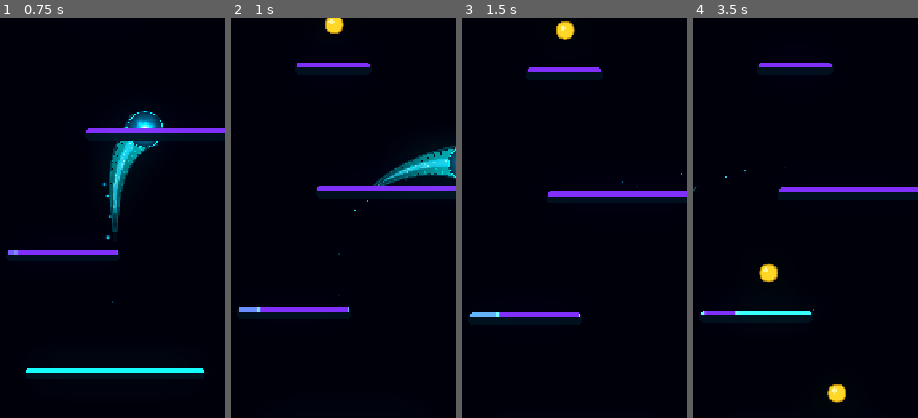
Above: before the commit, frames 1-4 (left to right).
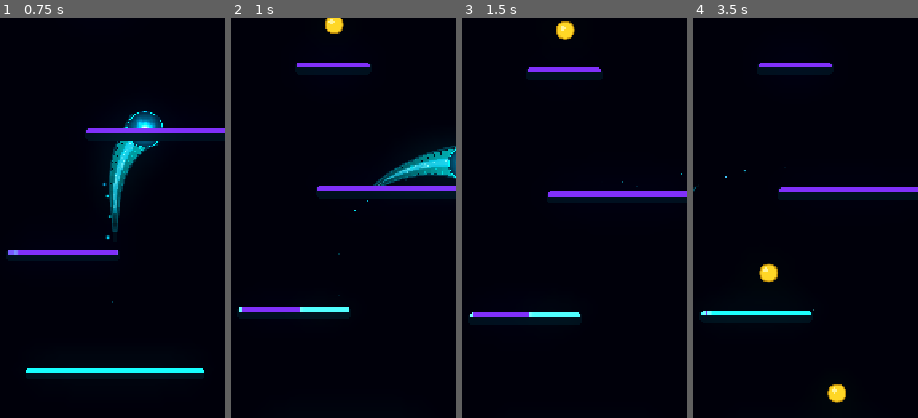
Above: after the commit, the same moments.

Repository: Kryodo/TowerJump
Game: Godot game, scene res://scenes/main.tscn
Two runs of this game, one before a commit and one after it. Both use one fixed random seed, a clock stepped at 60 frames per second and the inputs below.
Inputs (mouse positions are % of the whole screen's width and height, from its top left):
- Up to frame 1 (0.75 s): move the mouse to (72, 45) at 0.52 s; hold Right (ui_right) from 0.53 s (still down); click (72, 45) at 0.67 s
- Up to frame 2 (1 s): keep holding Right (ui_right)
- Up to frame 3 (1.5 s): release Right (ui_right) at 1.25 s; drag from (30, 55) to (47, 31) at 1.27 s
- Up to frame 4 (3.5 s): click "Nochmal spielen" at 2 s; move the mouse to (60, 28) at 2.77 s; hold Left (ui_left) from 2.78 s (still down)
The pictures show only the part of the screen within x 24-74%, y 30-80%; the shares and areas given below are measured in that part.

Frame 1 is identical in both runs. In frame 2, 0.4% of the frame differs, in the area x 3-53%, y 72-74%; in frame 3, 0.4%; in frame 4, 0.5%, in the area x 3-53%, y 73-75%.
Error before the commit: Invalid access to property or key 'platform' on a base object of type 'Dictionary'. (res://scripts/platform.gd:258)

Commit message:
Harden soft-lock landing prediction

Diff:
--- a/scripts/platform.gd
+++ b/scripts/platform.gd
@@ -519,6 +519,32 @@
 				stable_target
 			)
 			if not held_prediction.is_empty():
+				var soft_guidance_x := _wrap_x(
+					float(held_prediction["predicted_x_unwrapped"]),
+					float(get_viewport_rect().size.x)
+				)
+				var soft_local_x := _shortest_local_x(
+					soft_guidance_x,
+					stable_target.global_position.x,
+					float(get_viewport_rect().size.x)
+				)
+				var soft_half_width: float = float(stable_target.call("half_width"))
+				var soft_edge_factor := 0.0
+				if soft_half_width > 0.0:
+					soft_edge_factor = clampf(
+						inverse_lerp(
+							soft_half_width * 0.20,
+							soft_half_width,
+							absf(soft_local_x)
+						),
+						0.0,
+						1.0
+					)
+				held_prediction["platform"] = stable_target
+				held_prediction["predicted_x"] = soft_guidance_x
+				held_prediction["guidance_x"] = soft_guidance_x
+				held_prediction["local_x"] = soft_local_x
+				held_prediction["edge_factor"] = soft_edge_factor
 				held_prediction["soft_lock"] = true
 				return held_prediction
 
